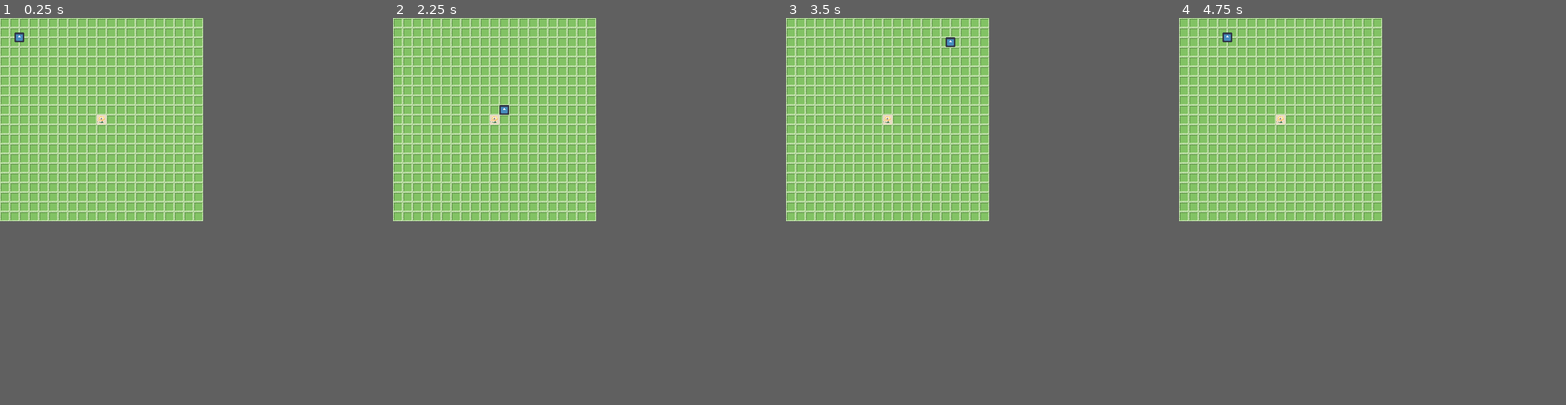
Above: before the commit, frames 1-4 (left to right).
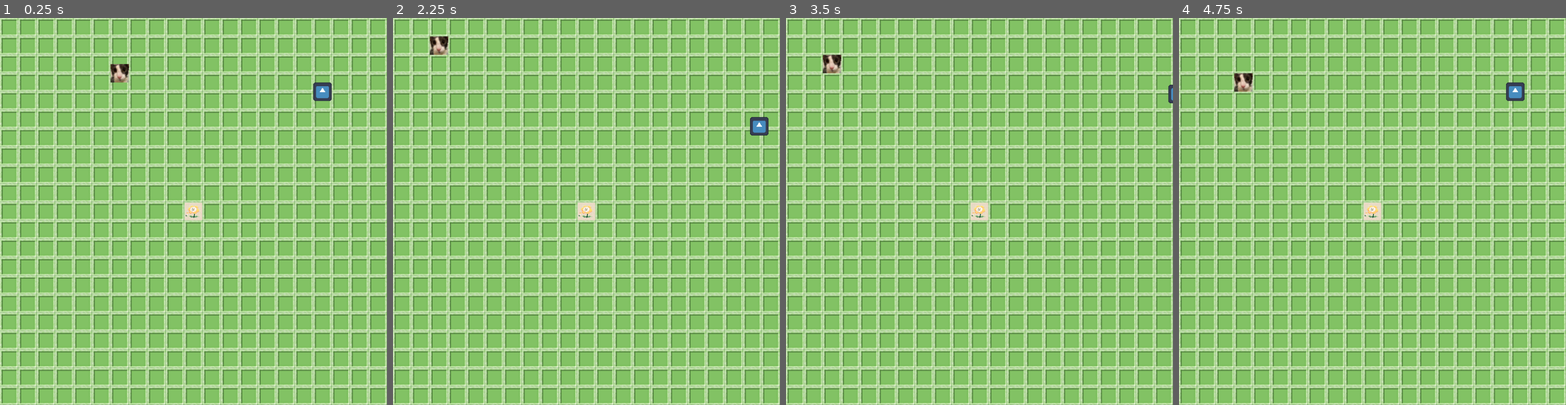
Above: after the commit, the same moments.

Repository: dipilo/sunroom
Game: Godot game, scene res://scenes/battlefield.tscn
Two runs of this game, one before a commit and one after it. Both use one fixed random seed, a clock stepped at 60 frames per second and the inputs below. The engine's default icon, where the game draws it, is replaced by a stand-in: a white triangle on a blue panel in a dark square.
Inputs:
- Up to frame 1 (0.25 s): no input
- Up to frame 2 (2.25 s): tap Enter at 0.5 s; hold D (direction_right) 0.53-1.28 s; hold S (direction_down) 1.28-2.03 s; hold D (direction_right) from 2.03 s (still down)
- Up to frame 3 (3.5 s): release D (direction_right) at 2.78 s; hold W (direction_up) from 2.78 s (still down)
- Up to frame 4 (4.75 s): release W (direction_up) at 3.53 s; hold Left (direction_left) from 3.53 s (still down)
The window is 420x420 before the commit and 800x800 after it. Grey fills any space a smaller window leaves; there, only what the larger window draws over its background counts as a difference.

The runs differ from the first frame. In frame 1, 46% of the frame differs, in the area x 0-100%, y 0-100%; in frame 2, 47%; in frame 3, 46%; in frame 4, 46%.

Commit message:
Adding in Game
Adding in game

Diff:
--- a/gardengame/board.gd
+++ b/gardengame/board.gd
@@ -1,12 +1,16 @@
 extends Node2D
 var grid = []
 var grid_box = preload("res://scenes/gridbox.tscn")
+var game_manager
 func _ready():
-
+	await get_tree().process_frame
+	GlobalScript.gamemanger.board = self
+	game_manager=GlobalScript.gamemanger
+	GlobalScript.board = self
 	for i in range(21):
 		grid.append([])
 		for j in range(21):
 			var grid_instance = grid_box.instantiate()
-			grid_instance.position = Vector2(i*20,j*20)
+			grid_instance.position = Vector2(i*40,j*40)
 			grid[i].append(grid_instance)
 			add_child(grid_instance)
--- /dev/null
+++ b/gardengame/global_script.gd
@@ -0,0 +1,3 @@
+extends Node
+var gamemanger
+var board
--- a/gardengame/player.gd
+++ b/gardengame/player.gd
@@ -1,6 +1,6 @@
 extends CharacterBody2D
 
-@export var speed = 200
+@export var speed = 100
 
 func get_input():
 	var input_direction = Input.get_vector("direction_left", "direction_right", "direction_up", "direction_down")
--- a/gardengame/project.godot
+++ b/gardengame/project.godot
@@ -15,10 +15,14 @@
 config/features=PackedStringArray("4.4", "GL Compatibility")
 config/icon="res://icon.svg"
 
+[autoload]
+
+GlobalScript="*res://global_script.gd"
+
 [display]
 
-window/size/viewport_width=420
-window/size/viewport_height=420
+window/size/viewport_width=840
+window/size/viewport_height=840
 window/size/mode=2
 window/stretch/mode="viewport"
 
--- a/gardengame/scenes/battlefield.tscn
+++ b/gardengame/scenes/battlefield.tscn
@@ -1,20 +1,30 @@
-[gd_scene load_steps=5 format=3 uid="uid://dxtkxaebc3pmy"]
+[gd_scene load_steps=6 format=3 uid="uid://dxtkxaebc3pmy"]
 
 [ext_resource type="PackedScene" uid="uid://cpre4pnoft1a7" path="res://scenes/player.tscn" id="1_hy033"]
 [ext_resource type="PackedScene" uid="uid://dfe7stefx36it" path="res://scenes/centerpiece.tscn" id="2_4y0t7"]
 [ext_resource type="Script" uid="uid://c2qlhwb2l2vgi" path="res://board.gd" id="3_fxwnf"]
 [ext_resource type="Script" uid="uid://dgtmrmxiqn7tt" path="res://scenes/gameManager.gd" id="4_21s54"]
+[ext_resource type="PackedScene" uid="uid://brbsxdr0wi7su" path="res://scenes/root_enemy.tscn" id="5_jsyt3"]
 
 [node name="Node2D" type="Node2D"]
 
 [node name="Player" parent="." instance=ExtResource("1_hy033")]
-position = Vector2(40, 40)
+position = Vector2(680, 140)
 
 [node name="Centerpiece" parent="." instance=ExtResource("2_4y0t7")]
-position = Vector2(200, 200)
+position = Vector2(400, 400)
 
 [node name="Board" type="Node2D" parent="."]
 script = ExtResource("3_fxwnf")
 
-[node name="Node2D" type="Node2D" parent="."]
+[node name="manager" type="Node2D" parent="."]
 script = ExtResource("4_21s54")
+
+[node name="Timer" type="Timer" parent="manager"]
+wait_time = 0.75
+autostart = true
+
+[node name="RootEnemy" parent="." instance=ExtResource("5_jsyt3")]
+position = Vector2(240, 100)
+
+[connection signal="timeout" from="manager/Timer" to="manager" method="_game_loop"]
--- a/gardengame/scenes/centerpiece.tscn
+++ b/gardengame/scenes/centerpiece.tscn
@@ -3,7 +3,7 @@
 [ext_resource type="Texture2D" uid="uid://c30kjbhcadwjx" path="res://textures/the-2013-undertale-unused-flowey-sprite-v0-7cwyl7p902pc1.png" id="1_s0tf1"]
 
 [sub_resource type="RectangleShape2D" id="RectangleShape2D_rpi3w"]
-size = Vector2(40, 40)
+size = Vector2(80, 80)
 
 [node name="Centerpiece" type="Node2D"]
 
@@ -11,11 +11,11 @@
 scale = Vector2(2, 2)
 
 [node name="CollisionShape2D" type="CollisionShape2D" parent="Area2D"]
-position = Vector2(5, 5)
+position = Vector2(10, 10)
 scale = Vector2(0.25, 0.25)
 shape = SubResource("RectangleShape2D_rpi3w")
 
 [node name="Sprite2D" type="Sprite2D" parent="Area2D/CollisionShape2D"]
 position = Vector2(-1.90735e-06, -1.90735e-06)
-scale = Vector2(0.0266667, 0.0266667)
+scale = Vector2(0.05, 0.05)
 texture = ExtResource("1_s0tf1")
--- a/gardengame/scenes/enemy.gd
+++ b/gardengame/scenes/enemy.gd
@@ -1,3 +1,41 @@
 extends CharacterBody2D
 
 var location = Vector2(0,0)
+var game_manager
+func _ready() ->void:
+	if GlobalScript.gamemanger != null:
+		GlobalScript.gamemanger.enemyList.append(self)
+		game_manager=GlobalScript.gamemanger
+	else:
+		await get_tree().process_frame
+		GlobalScript.gamemanger.enemyList.append(self)
+		game_manager=GlobalScript.gamemanger
+
+func _update() ->void:
+	var target_direction = pathfindToVector(Vector2(10,10))
+	move_to(location+target_direction)
+func pathfindToVector(target: Vector2) -> Vector2:
+
+	if target == location:
+		return Vector2(0,0)
+
+	var best_vector = Vector2(0,0)
+	var best_distance = INF
+	var directions = [
+	Vector2(0, -1),
+	Vector2(0, 1),
+	Vector2(-1, 0),
+	Vector2(1, 0)
+	]
+	for direction in directions:
+		var sample_location = Vector2(location.y+direction.y,location.x+direction.x)
+		var sample_distance = target.distance_to(sample_location)
+		if sample_distance < best_distance:
+			best_distance = sample_distance
+			best_vector = direction
+	return best_vector
+func move_to(new_location: Vector2):
+	global_position = game_manager.board.grid[new_location.y][new_location.x].get_node("center").global_position
+	location = new_location
+func animate():
+	print("moved")
--- a/gardengame/scenes/gameManager.gd
+++ b/gardengame/scenes/gameManager.gd
@@ -1 +1,11 @@
 extends Node2D
+
+var enemyList = []
+var board
+func _ready() -> void:
+	GlobalScript.gamemanger = self
+	await get_tree().process_frame
+	board = GlobalScript.board
+func _game_loop() -> void:
+	for enemy in enemyList:
+		enemy._update()
--- a/gardengame/scenes/gridbox.tscn
+++ b/gardengame/scenes/gridbox.tscn
@@ -6,9 +6,10 @@
 
 [node name="Sprite2D" type="Sprite2D" parent="."]
 z_index = -1
-position = Vector2(9.99999, 9.99999)
+position = Vector2(20, 20)
+scale = Vector2(2, 2)
 texture = ExtResource("1_xvps5")
 
 [node name="center" type="Node2D" parent="."]
-position = Vector2(11, 11)
+position = Vector2(20, 20)
 scale = Vector2(0.0628572, 0.0628572)
--- a/gardengame/scenes/player.tscn
+++ b/gardengame/scenes/player.tscn
@@ -9,12 +9,12 @@
 [node name="Player" type="Node2D"]
 
 [node name="CharacterBody2D" type="CharacterBody2D" parent="."]
+position = Vector2(20, 20)
 script = ExtResource("1_onrkg")
 
 [node name="CollisionShape2D" type="CollisionShape2D" parent="CharacterBody2D"]
-scale = Vector2(0.5, 0.5)
 shape = SubResource("CircleShape2D_sh265")
 
-[node name="Sprite2D" type="Sprite2D" parent="CharacterBody2D"]
-scale = Vector2(0.15625, 0.15625)
+[node name="Sprite2D" type="Sprite2D" parent="CharacterBody2D/CollisionShape2D"]
+scale = Vector2(0.3125, 0.3125)
 texture = ExtResource("2_i3pqv")
--- a/gardengame/scenes/root_enemy.tscn
+++ b/gardengame/scenes/root_enemy.tscn
@@ -9,12 +9,12 @@
 [node name="RootEnemy" type="Node2D"]
 
 [node name="CharacterBody2D" type="CharacterBody2D" parent="."]
-position = Vector2(10, 10)
+position = Vector2(20, 20)
 script = ExtResource("1_pgons")
 
 [node name="CollisionShape2D" type="CollisionShape2D" parent="CharacterBody2D"]
-scale = Vector2(0.5, 0.5)
 shape = SubResource("CircleShape2D_o2sxd")
 
-[node name="Sprite2D" type="Sprite2D" parent="CharacterBody2D"]
+[node name="Sprite2D" type="Sprite2D" parent="CharacterBody2D/CollisionShape2D"]
+scale = Vector2(2, 2)
 texture = ExtResource("1_1smr3")
Not shown, added: gardengame/global_script.gd.uid
Not shown, added: gardengame/.editorconfig
Not shown, added: gardengame/.gitattributes
Not shown, added: gardengame/.gitignore
